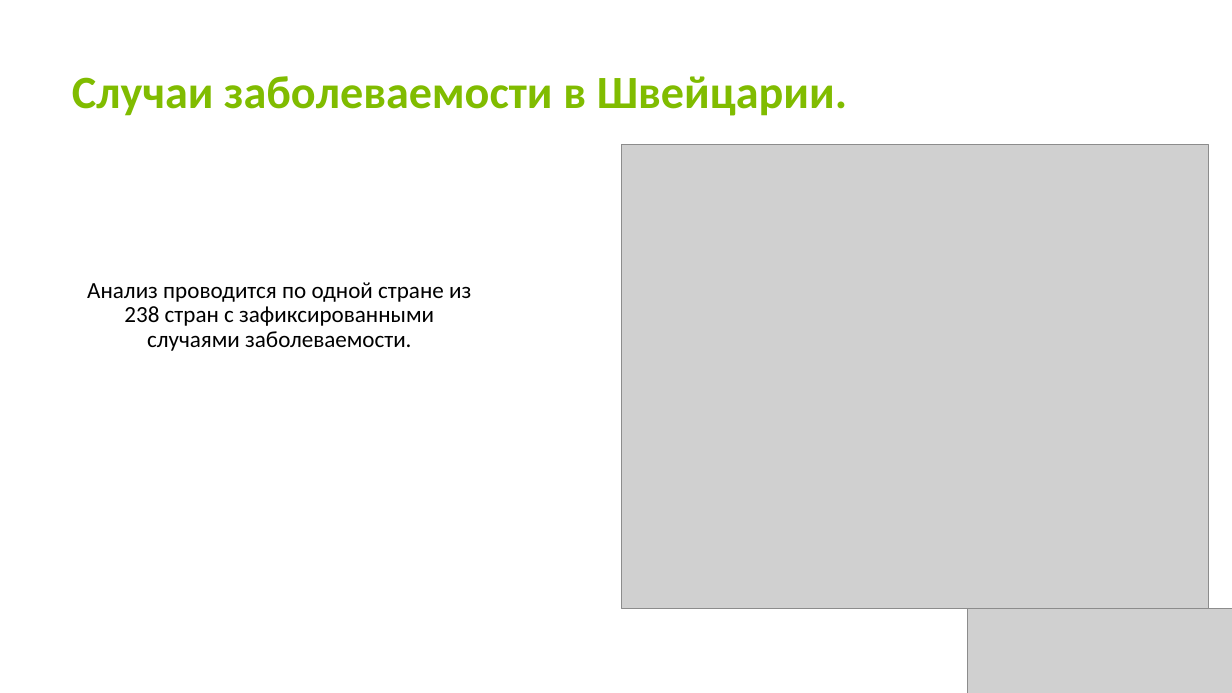
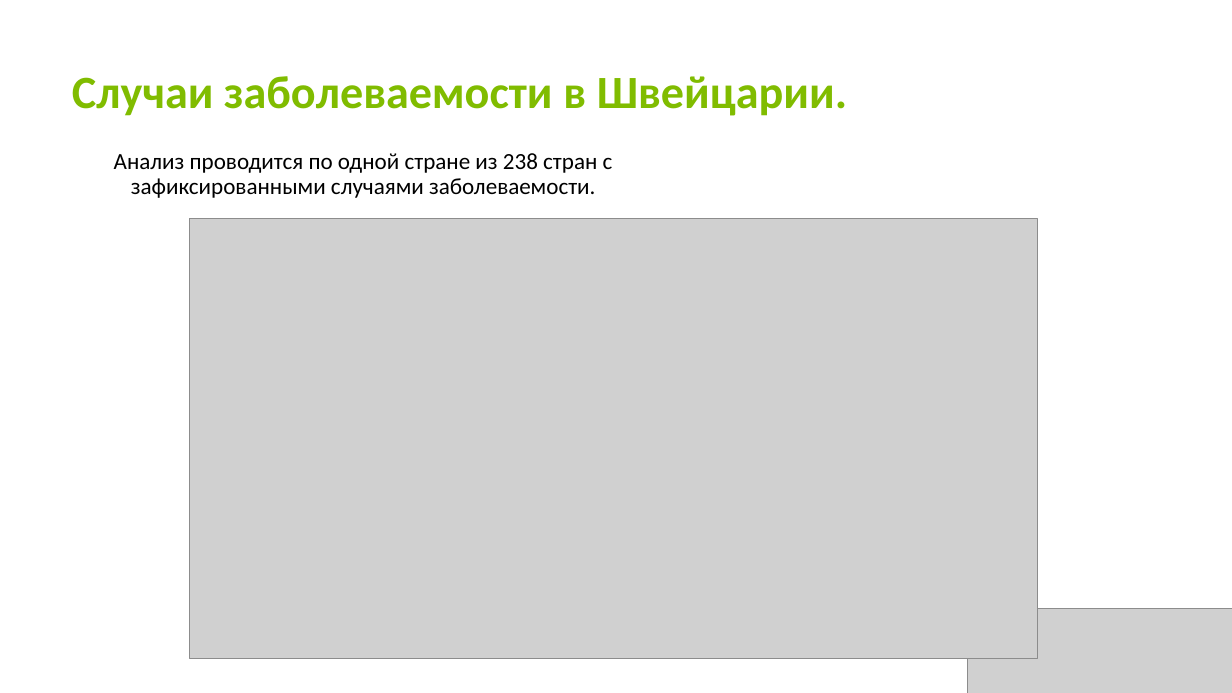
Before and after one commit to KseniyaSilenkova/-Final_examination_Switzerland, a slide deck: slide 5 of Презентация Силенкова Ксения Анатольевна.pptx. Drawn at 1232x693 pixels with LibreOffice and Linux fonts; fonts in the diff are those of the drawing; grey boxes stand for pictures. Boxes give left, top, right and bottom in pixels: in the first picture for what was removed or moved away, otherwise in the second. Text is boxed around its words. In the diff, an @@ line names an element or a change of style, - is before the commit and + after.

```diff
--- a/Презентация Силенкова Ксения Анатольевна.pptx
+++ b/Презентация Силенкова Ксения Анатольевна.pptx
@@ text "Анализ проводится по одной стране ..." rewrapped from box(87, 282, 471, 351) to box(114, 153, 613, 198) @@
@@ picture removed at box(622, 145, 1209, 609) @@
@@ picture added at box(189, 219, 1038, 659) @@
```
Also in this commit, not shown: 4 other slides changed, 2 slides added, 1 slide removed.
